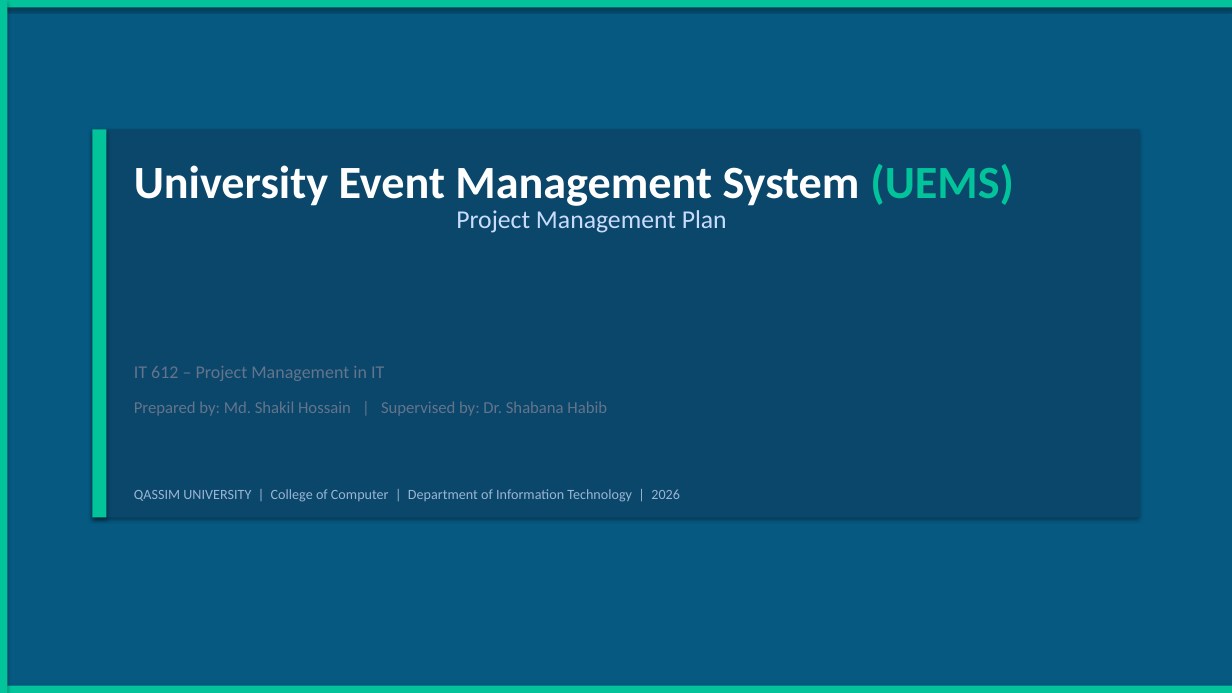
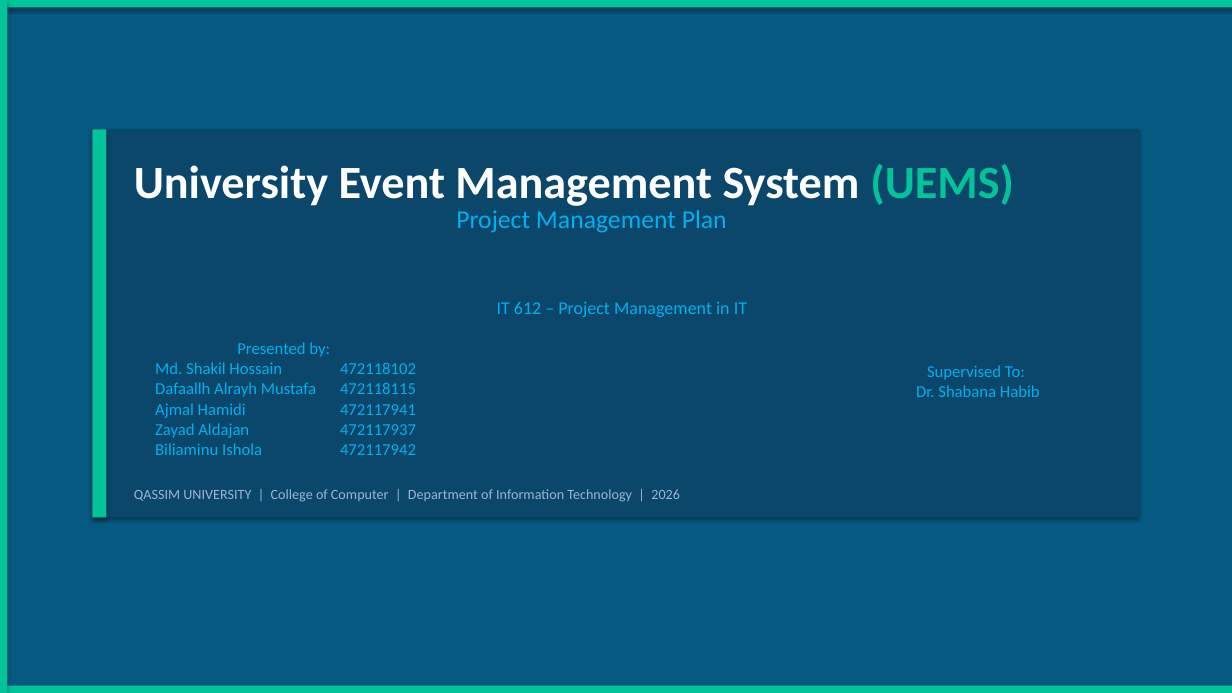
Before and after one commit to shakiliitju/Masters-in-IT, a slide deck: slide 1 of Chapter Two 1447/IT 612 IT Project Management/Project/Presentation/UEMS_Presentation.pptx. Drawn at 1232x693 pixels with LibreOffice and Linux fonts; fonts in the diff are those of the drawing. Boxes give left, top, right and bottom in pixels: in the first picture for what was removed or moved away, otherwise in the second. Text is boxed around its words. In the diff, an @@ line names an element or a change of style, - is before the commit and + after.

```diff
--- a/Chapter Two 1447/IT 612 IT Project Management/Project/Presentation/UEMS_Presentation.pptx
+++ b/Chapter Two 1447/IT 612 IT Project Management/Project/Presentation/UEMS_Presentation.pptx
@@ text "Project Management Plan" at <box>456,210,727,233</box>: text colour #CADCFC to #00B0F0 @@
@@ text "IT 612 – Project Management ...": place and size @@
-text "IT 612 – Project Management ..." at <box>134,366,384,381</box>
+text "IT 612 – Project Management ..." at <box>497,302,747,317</box>
@@ text "IT 612 – Project Management ..." at <box>497,302,747,317</box>: text colour #64748B to #00B0F0; alignment left to centre @@
@@ text at <box>155,342,416,455</box>: text changed; text colour #64748B to #00B0F0 @@
-Prepared by: Md. Shakil Hossain | Supervised by: Dr. Shabana Habib
+Presented by:
+Md. Shakil Hossain 472118102
+Dafaallh Alrayh Mustafa 472118115
+Ajmal Hamidi 472117941
+Zayad Aldajan 472117937
+Biliaminu Ishola 472117942
@@ text added at <box>916,365,1040,397</box>, 13 pt, text #00B0F0 @@
+Supervised To:
+Dr. Shabana Habib
```
Also in this commit, not shown: 5 other slides changed, 2 slides added, 9 other files.
